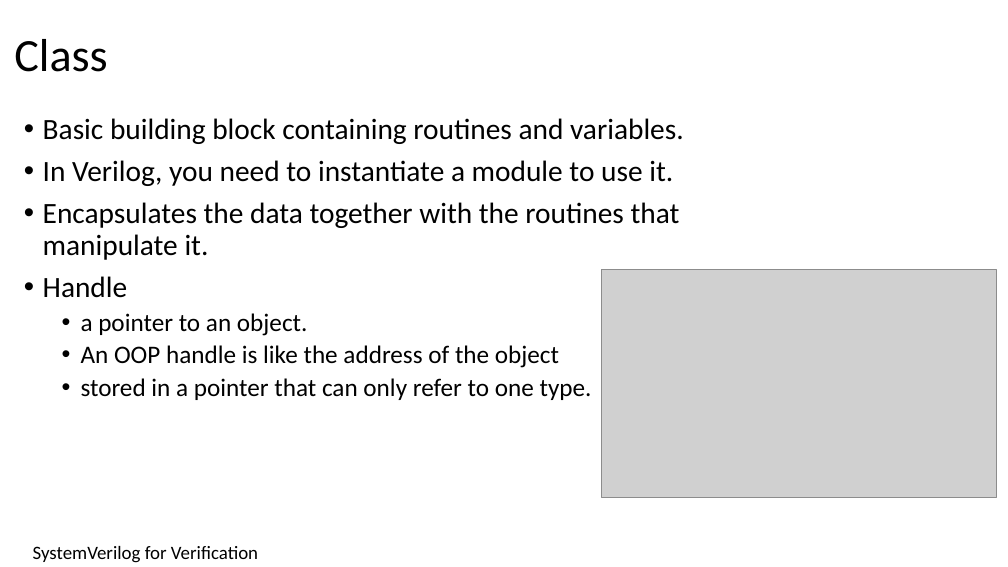
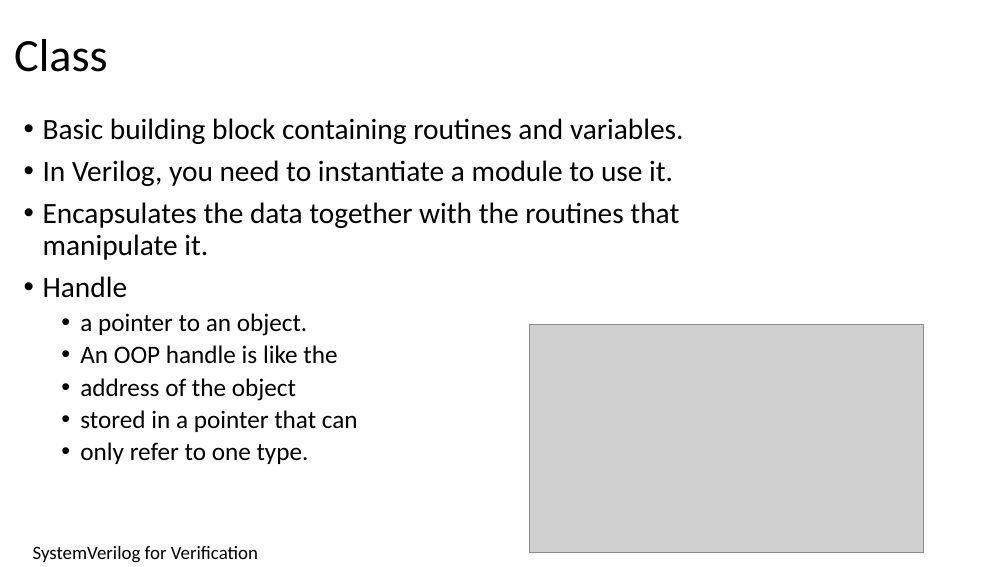
Before and after one commit to isomoye/EEGR471, a slide deck: slide 3 of sections/Segment_7.pptm (slide 22 before the commit). Drawn at 1008x567 pixels with LibreOffice and Linux fonts; fonts in the diff are those of the drawing; grey boxes stand for pictures. Boxes give left, top, right and bottom in pixels: in the first picture for what was removed or moved away, otherwise in the second. Text is boxed around its words. In the diff, an @@ line names an element or a change of style, - is before the commit and + after.

```diff
--- a/sections/Segment_7.pptm
+++ b/sections/Segment_7.pptm
@@ picture: place and size @@
-picture at <box>602,269,996,498</box>
+picture at <box>529,325,923,554</box>
@@ text at <box>80,345,358,464</box>: text changed @@
-  • An OOP handle is like the address of the object
-  • stored in a pointer that can only refer to one type.
+  • An OOP handle is like the
+  • address of the object
+  • stored in a pointer that can
+  • only refer to one type.
```
Also in this commit, not shown: 1 other slide changed, 1 slide added, 52 slides removed, 6 other files.
